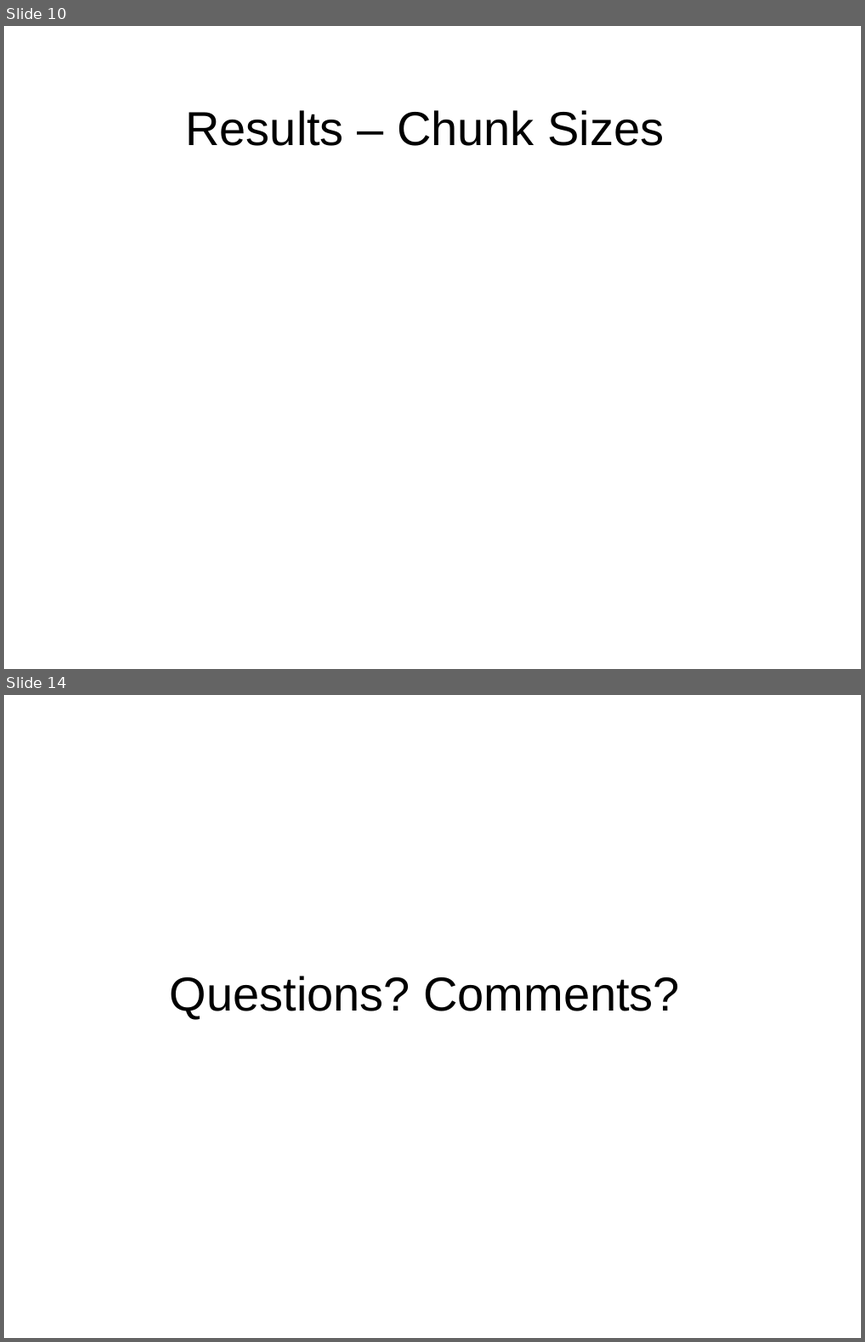
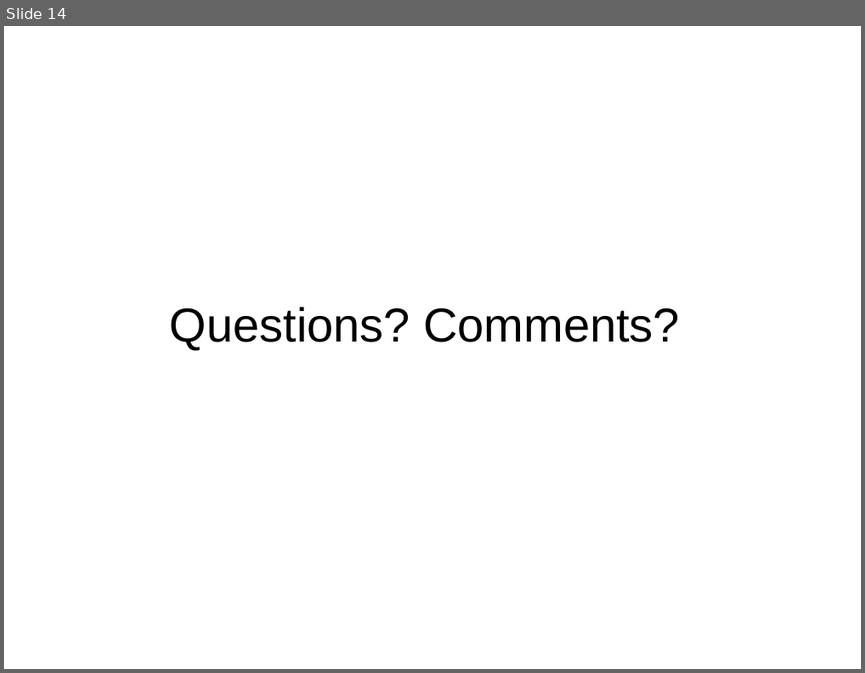
Before and after one commit to masomel/big-data-project, a slide deck: paper/Presentation_May17.ppt. Shown one above the other, each under a label of ours: slides 10 and 14 before the commit, slide 14 after it; the slides between them are not shown. The pictures are 865x1342 and 865x673 pixels, drawn with LibreOffice and Linux fonts; fonts in the diff are those of the drawing; background and template pictures are left out. Boxes give left, top, right and bottom in pixels: in the first picture for what was removed or moved away, otherwise in the second. Text is boxed around its words. In the diff, an @@ line names an element or a change of style, - is before the commit and + after.

```diff
--- a/paper/Presentation_May17.ppt
+++ b/paper/Presentation_May17.ppt
@@ slide 10 removed at (4, 26, 861, 669), background picture (left out) @@
@@ title removed at (185, 110, 664, 146) @@
-Results – Chunk Sizes
```
Also in this commit, not shown: 6 slides changed, 5 slides added, 3 other slides removed.
